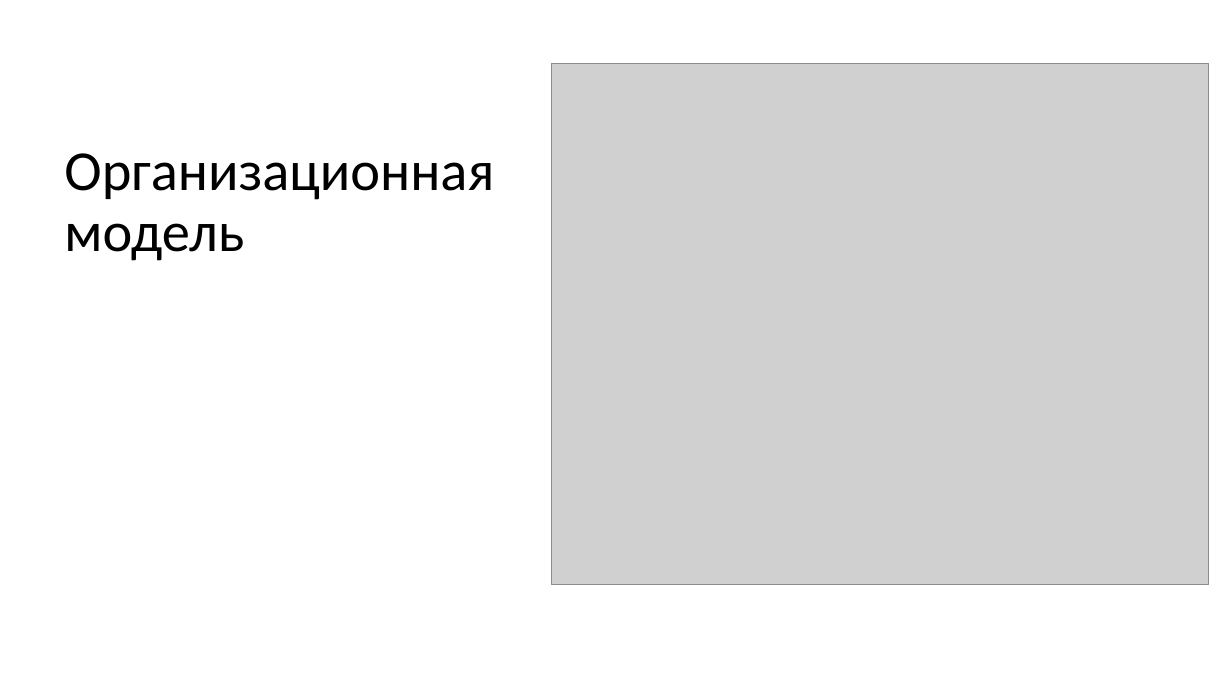
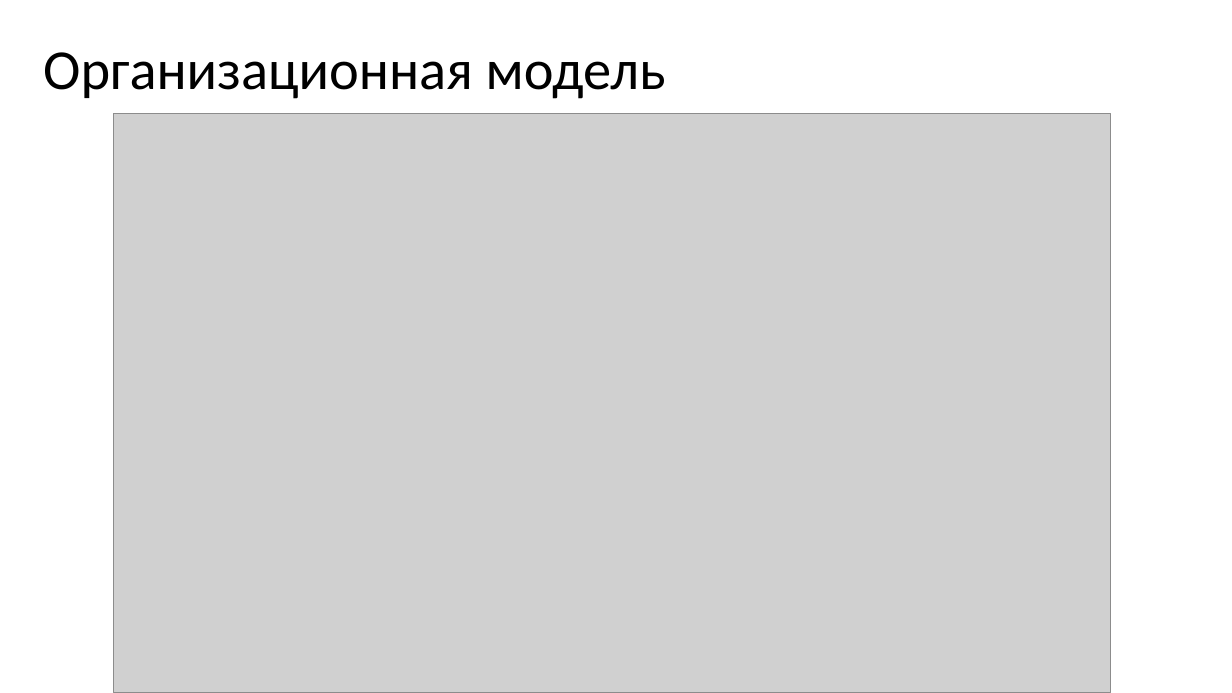
Before and after one commit to Raccoonn78/MagiCtr, a slide deck: slide 4 of 2 семестр/Управление бизнес-процессами/пр6/пр6.pptx. Drawn at 1232x693 pixels with LibreOffice and Linux fonts; fonts in the diff are those of the drawing; grey boxes stand for pictures. Boxes give left, top, right and bottom in pixels: in the first picture for what was removed or moved away, otherwise in the second. Text is boxed around its words. In the diff, an @@ line names an element or a change of style, - is before the commit and + after.

```diff
--- a/2 семестр/Управление бизнес-процессами/пр6/пр6.pptx
+++ b/2 семестр/Управление бизнес-процессами/пр6/пр6.pptx
@@ title "Организационная модель" rewrapped from [64,153,494,261] to [43,52,666,99] @@
@@ picture removed at [552,64,1208,585] @@
@@ picture added at [113,113,1111,693] @@
```
Also in this commit, not shown: 2 other slides changed, 8 other files.
